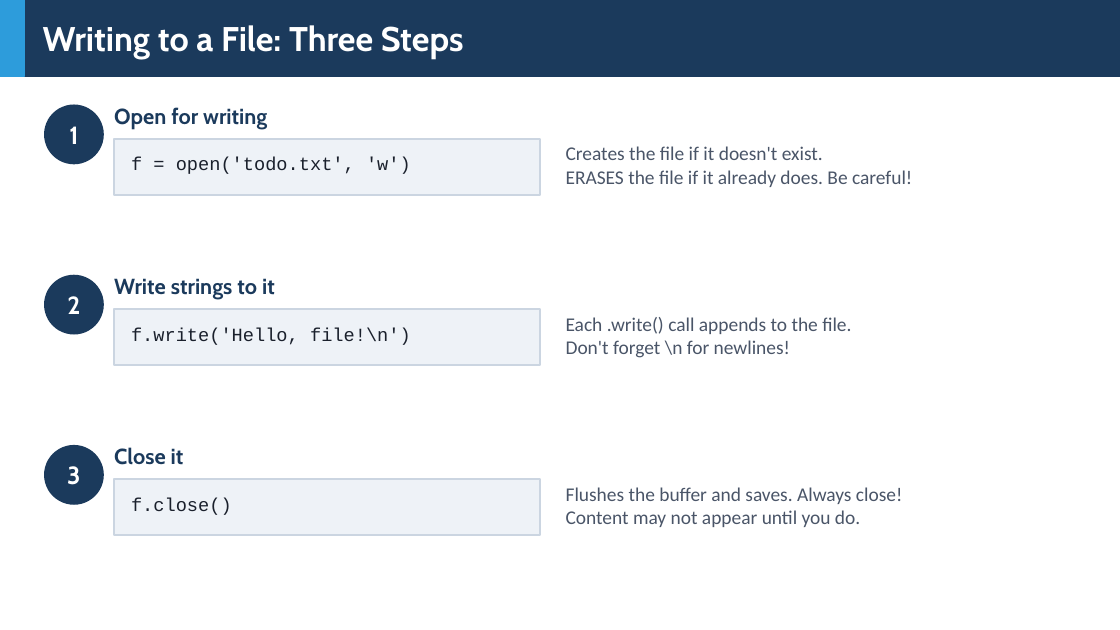
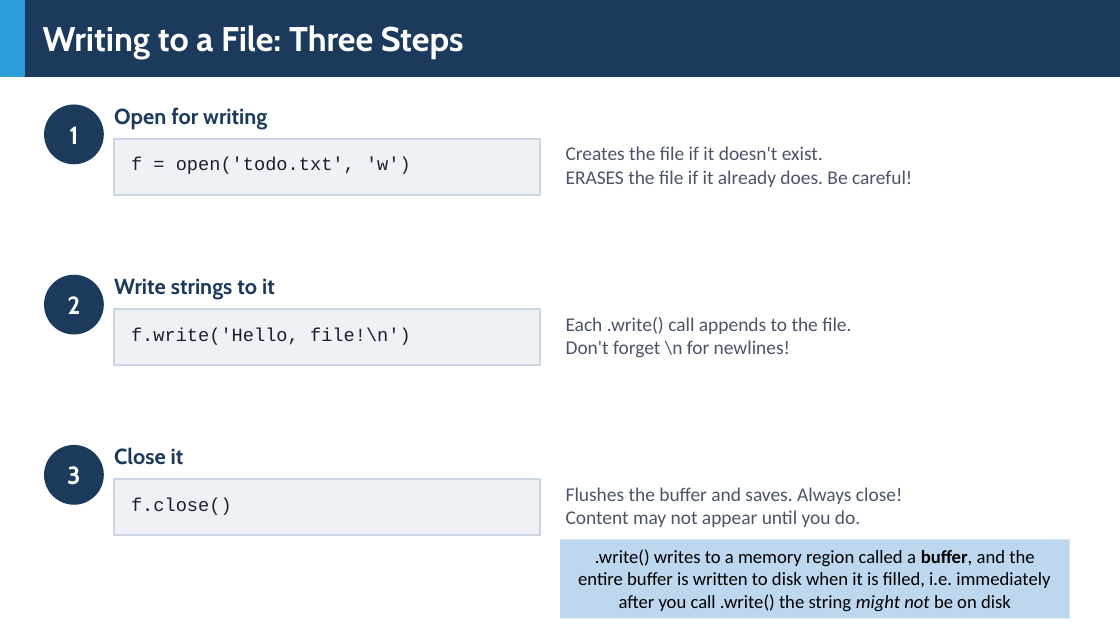
Before and after one commit to tjd1234/cmpt120spring2026, a slide deck: slide 18 of lecture_notes/chapter8/chapter8.pptx. Drawn at 1120x630 pixels with LibreOffice and Linux fonts; fonts in the diff are those of the drawing. Boxes give left, top, right and bottom in pixels: in the first picture for what was removed or moved away, otherwise in the second. Text is boxed around its words. In the diff, an @@ line names an element or a change of style, - is before the commit and + after.

```diff
--- a/lecture_notes/chapter8/chapter8.pptx
+++ b/lecture_notes/chapter8/chapter8.pptx
@@ rectangle added at <box>560,540,1070,619</box>, fill #BDD7EE, 12 pt, text #000000 @@
+.write() writes to a memory region called a buffer, and the entire buffer is written to disk when it is filled, i.e. immediately after you call .write() the string might not be on disk
```
Also in this commit, not shown: 3 other slides changed.
